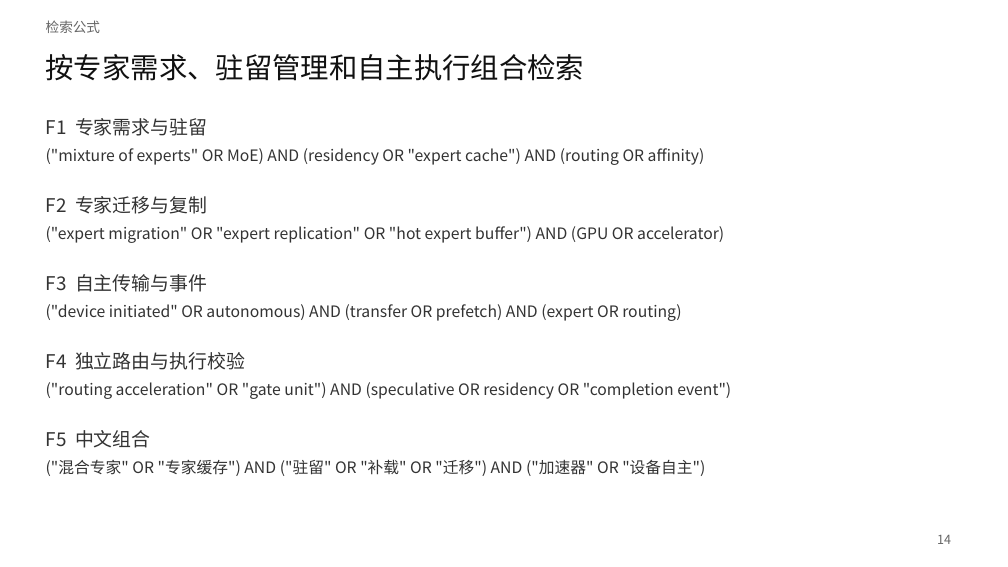
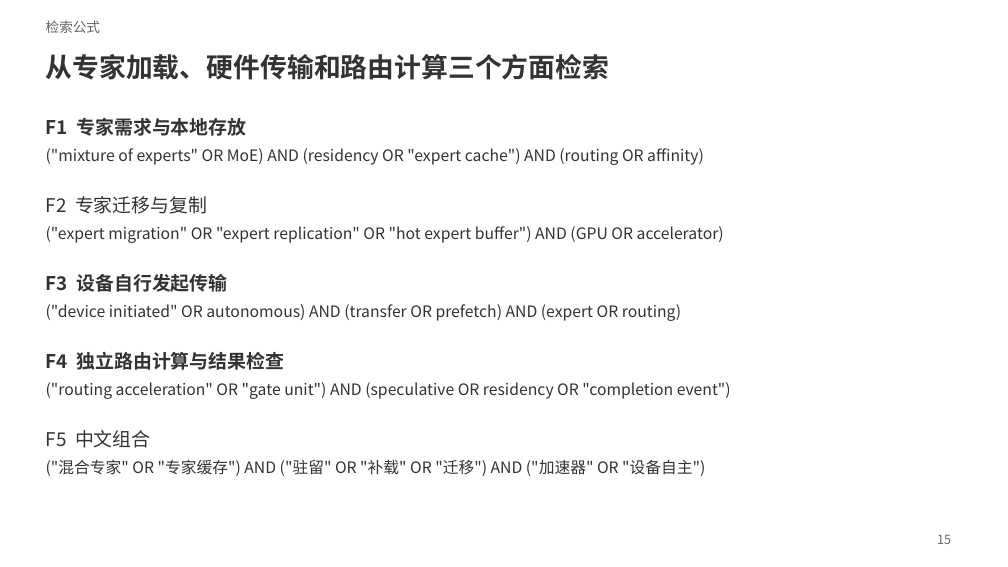
Before and after one commit to Frandium/kv_cache, a slide deck: slide 15 of main_swapmoe/patents/ppt/MoE解码专家驻留与自主补载.pptx (slide 14 before the commit). Drawn at 1008x567 pixels with LibreOffice and Linux fonts; fonts in the diff are those of the drawing. Boxes give left, top, right and bottom in pixels: in the first picture for what was removed or moved away, otherwise in the second. Text is boxed around its words. In the diff, an @@ line names an element or a change of style, - is before the commit and + after.

```diff
--- a/main_swapmoe/patents/ppt/MoE解码专家驻留与自主补载.pptx
+++ b/main_swapmoe/patents/ppt/MoE解码专家驻留与自主补载.pptx
@@ text at [46,54,610,80]: text changed; size 27 to 25.5 pt; font Noto Sans CJK SC to Noto Sans CJK JP; text colour #111111 to #333333; bold on @@
-按专家需求、驻留管理和自主执行组合检索
+从专家加载、硬件传输和路由计算三个方面检索
@@ text at [46,118,246,136]: text changed; font Noto Sans CJK SC to Noto Sans CJK JP; bold on @@
-F1 专家需求与驻留
+F1 专家需求与本地存放
@@ text at [46,274,227,292]: text changed; font Noto Sans CJK SC to Noto Sans CJK JP; bold on @@
-F3 自主传输与事件
+F3 设备自行发起传输
@@ text at [46,352,284,370]: text changed; font Noto Sans CJK SC to Noto Sans CJK JP; bold on @@
-F4 独立路由与执行校验
+F4 独立路由计算与结果检查
@@ text at [937,535,951,544]: text changed @@
-14
+15
```
Also in this commit, not shown: 14 other slides changed, 1 slide added, 2 other files.
